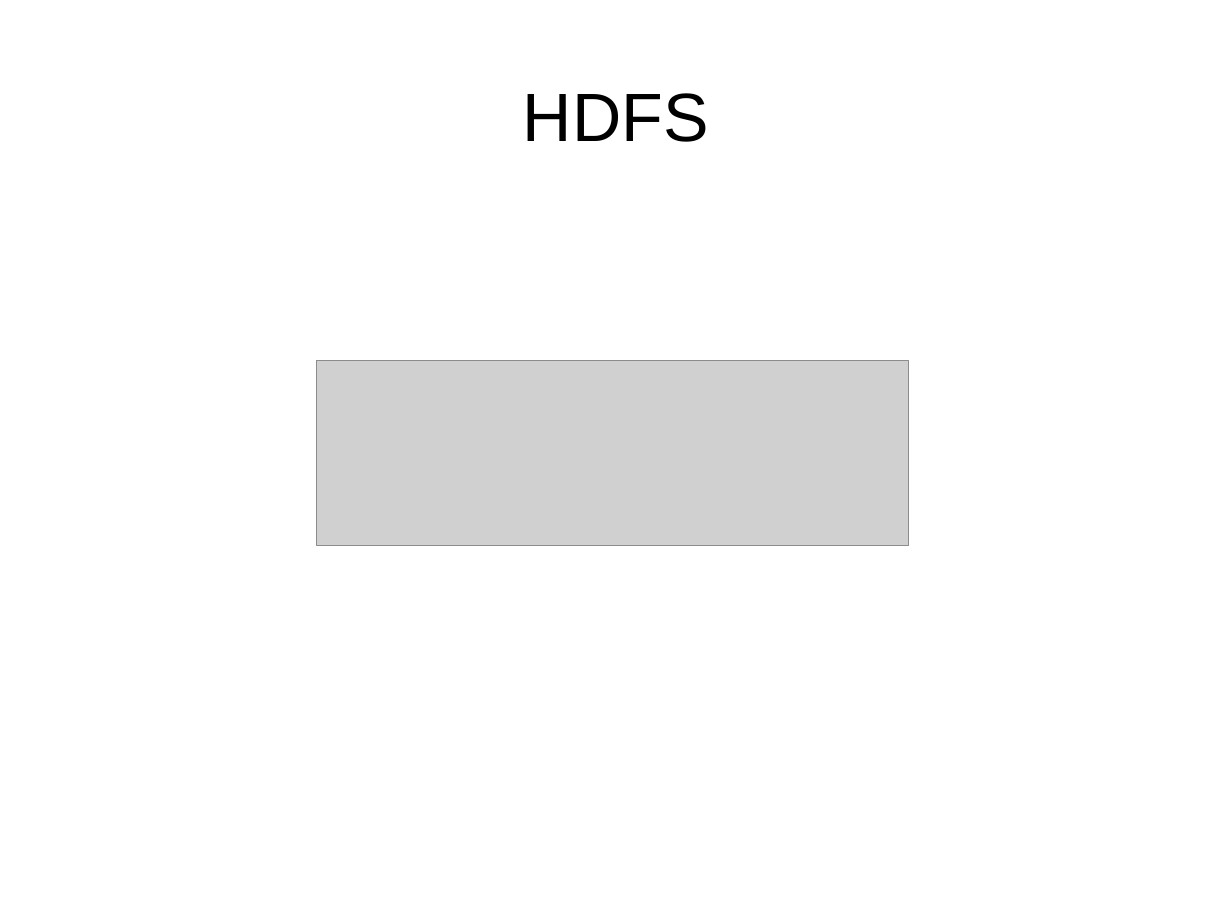
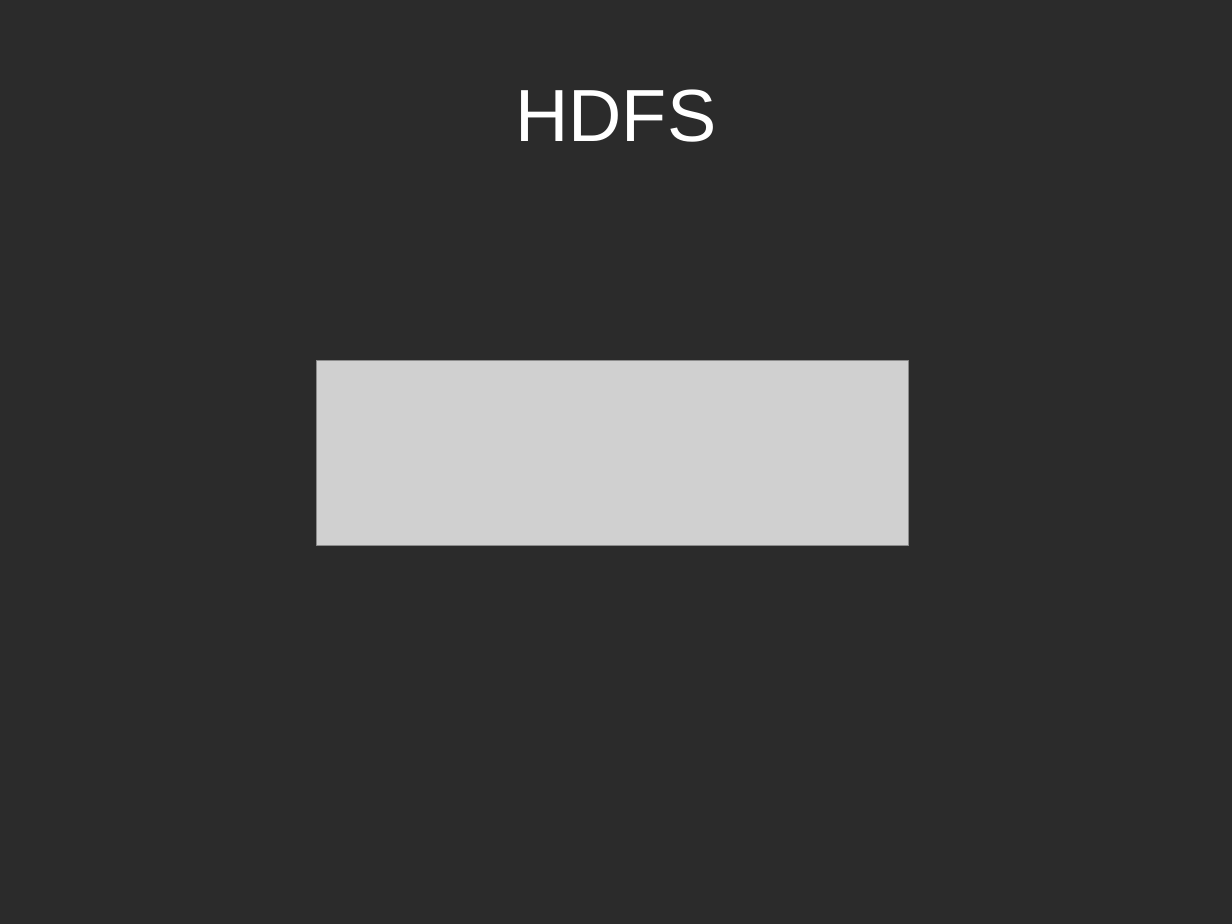
Before and after one commit to dsikar/GMSHadoopWorkshop, a slide deck: slide 1 of slides/02-HDFS.odp. Drawn at 1232x924 pixels with LibreOffice and Linux fonts; fonts in the diff are those of the drawing; grey boxes stand for pictures; background and template pictures are left out; a plain dark background stands for a picture behind light text. Boxes give left, top, right and bottom in pixels: in the first picture for what was removed or moved away, otherwise in the second. Text is boxed around its words. In the diff, an @@ line names an element or a change of style, - is before the commit and + after.

```diff
--- a/slides/02-HDFS.odp
+++ b/slides/02-HDFS.odp
@@ background #FFFFFF to picture (left out) @@
@@ title "HDFS" at <box>515,89,716,142</box>: size 44 to 47.6 pt, text colour #000000 to #FFFFFF, highlight #FFFFFF to none @@
```
Also in this commit, not shown: 9 other slides changed, 5 slides added, 3 slides removed, 6 other files.
